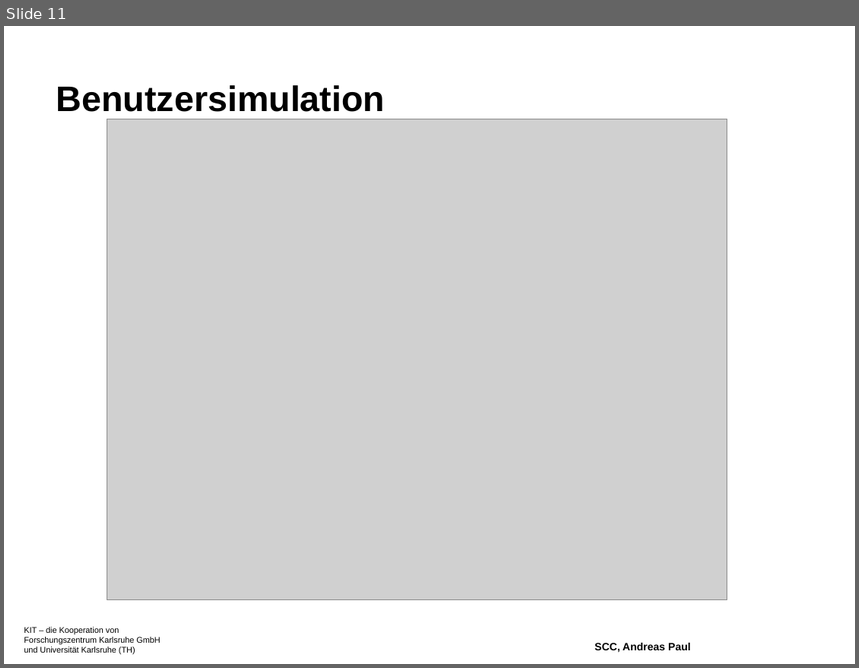
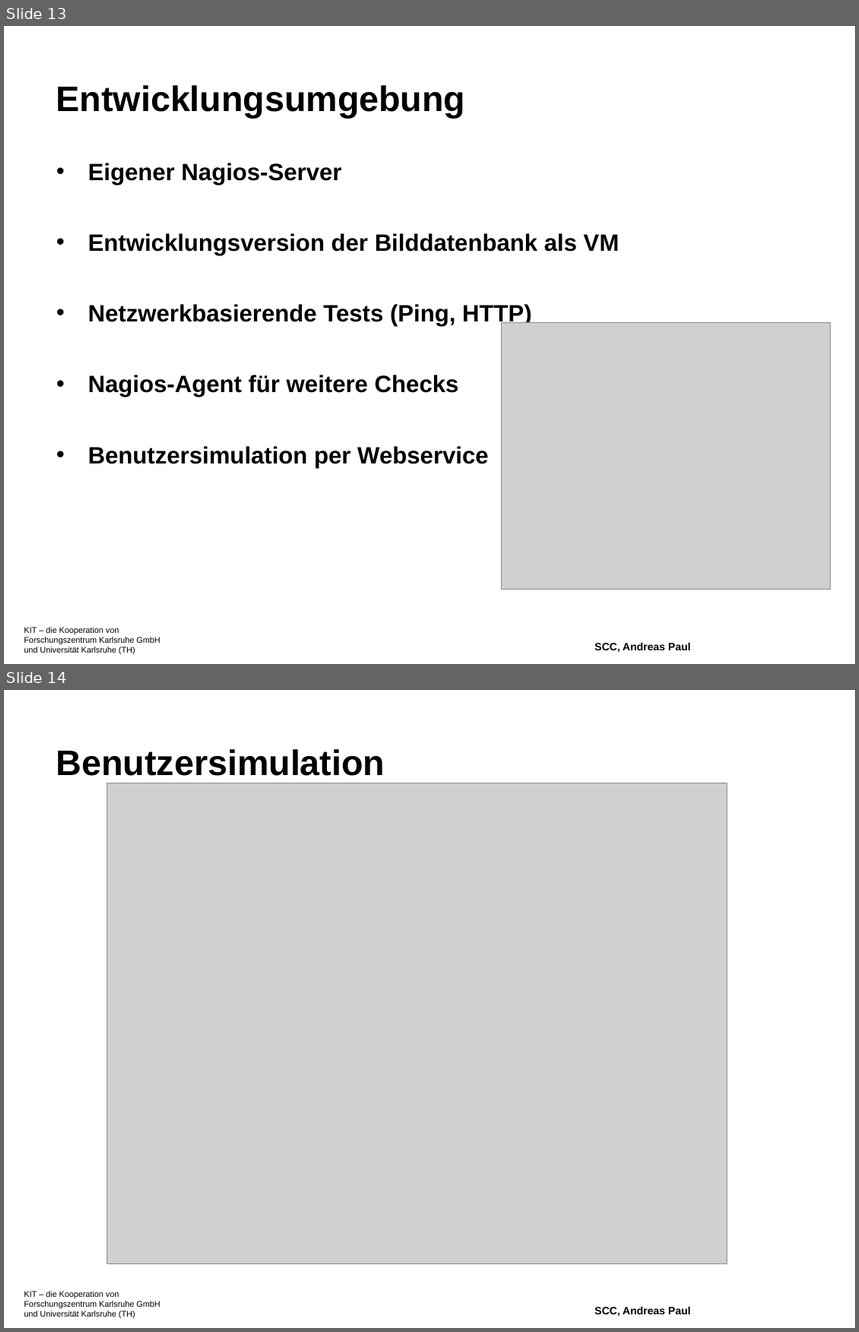
Before and after one commit to xorpaul/bachelorthesis-nagios, a slide deck: ppt/bachthesis-präsi-10-Aug-2009.odp. Shown one above the other, each under a label of ours: slide 11 before the commit, slides 13 and 14 after it. The pictures are 859x668 and 859x1332 pixels, drawn with LibreOffice and Linux fonts; fonts in the diff are those of the drawing; grey boxes stand for pictures; background and template pictures are left out. Boxes give left, top, right and bottom in pixels: in the first picture for what was removed or moved away, otherwise in the second. Text is boxed around its words. In the diff, an @@ line names an element or a change of style, - is before the commit and + after.

```diff
--- a/ppt/bachthesis-präsi-10-Aug-2009.odp
+++ b/ppt/bachthesis-präsi-10-Aug-2009.odp
@@ slide 13 added at <box>4,26,855,664</box>, background picture (left out); not listed: 1 template element that a slide beside it also shows @@
@@ title added at <box>56,85,466,118</box>, 30 pt, text #000000, bold @@
+Entwicklungsumgebung
@@ text added at <box>88,163,620,468</box>, 20 pt, text #000000, bold @@
+• Eigener Nagios-Server
+• Entwicklungsversion der Bilddatenbank als VM
+• Netzwerkbasierende Tests (Ping, HTTP)
+• Nagios-Agent für weitere Checks
+• Benutzersimulation per Webservice
@@ picture added at <box>501,322,831,589</box> @@
@@ page number added at <box>515,409,845,657</box>, 20 pt, text #FFFFFF, bold @@
+13
@@ text added at <box>595,643,691,653</box>, 9 pt, text #000000, bold @@
+SCC, Andreas Paul
@@ what was slide 11 is now slide 14 @@
```
Also in this commit, not shown: 4 slides changed, 4 other slides added, 15 other files.
